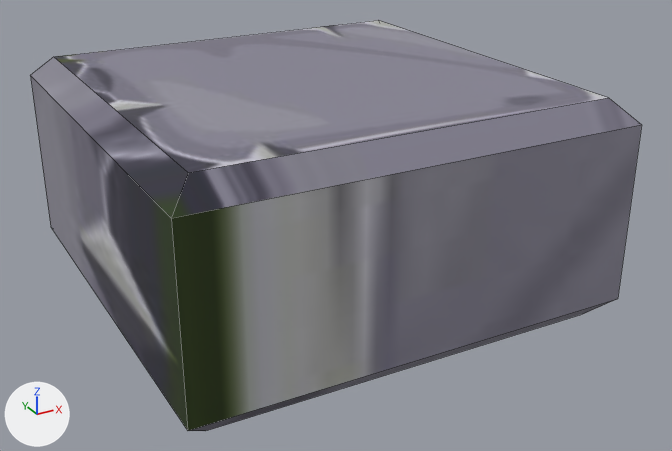
The Blender file Assets/Models/Blender/platform_base.blend: old version first, new version second.
One viewpoint serves both versions: a 50 mm camera at (-0.918, -1.792, 0.522) aimed at (0.032, -0.064, -0.343). The lights are fixed; the arrows at lower left show +X, +Y and +Z. Mesh edges are drawn as thin lines.
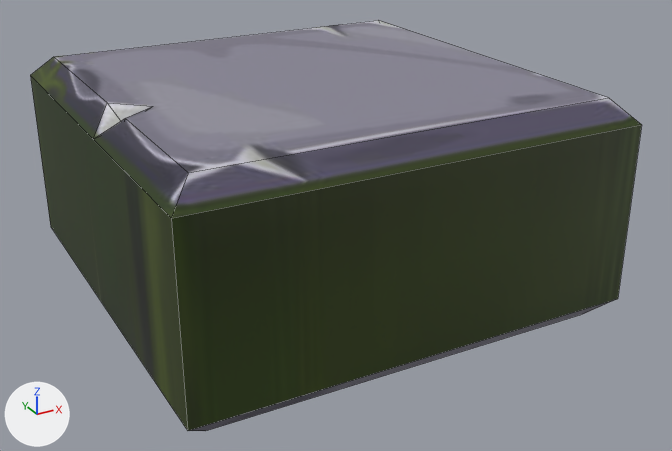
The edits, one by one:
me_cube_005 is used by ob_mesh; location (0.0, 0.0, 0.0).
me_cube_005 had 16 vertices, 14 faces and spanned x -0.5..0.5, y -0.5..0.5, z -0.5..-0.001.
me_cube_005 now has 21 vertices, 19 faces and spans x -0.5..0.5, y -0.5..0.5, z -0.5..-0.001.
Part 1, on me_cube_005:
3 faces are deleted.
5 vertices are added at (-0.5, -0.058, -0.051), (-0.44, -0.065, -0.028), (-0.45, -0.115, -0.001), (-0.45, 0.004, -0.001), (-0.377, -0.062, -0.001).
8 new faces join them.
me_cube_005 part 2: 7 kept faces spanning x -0.5..0.5, y -0.5..0.5, z -0.5..-0.001 get new texture (UV) coordinates.

Changed parts and their boxes [x1, y1, x2, y2] in the pictures (672 x 451 px):
part 1 of me_cube_005, built on: [30, 20, 607, 431] in both
part 2 of me_cube_005, surface changed (grey to green): [171, 98, 642, 418] in both
